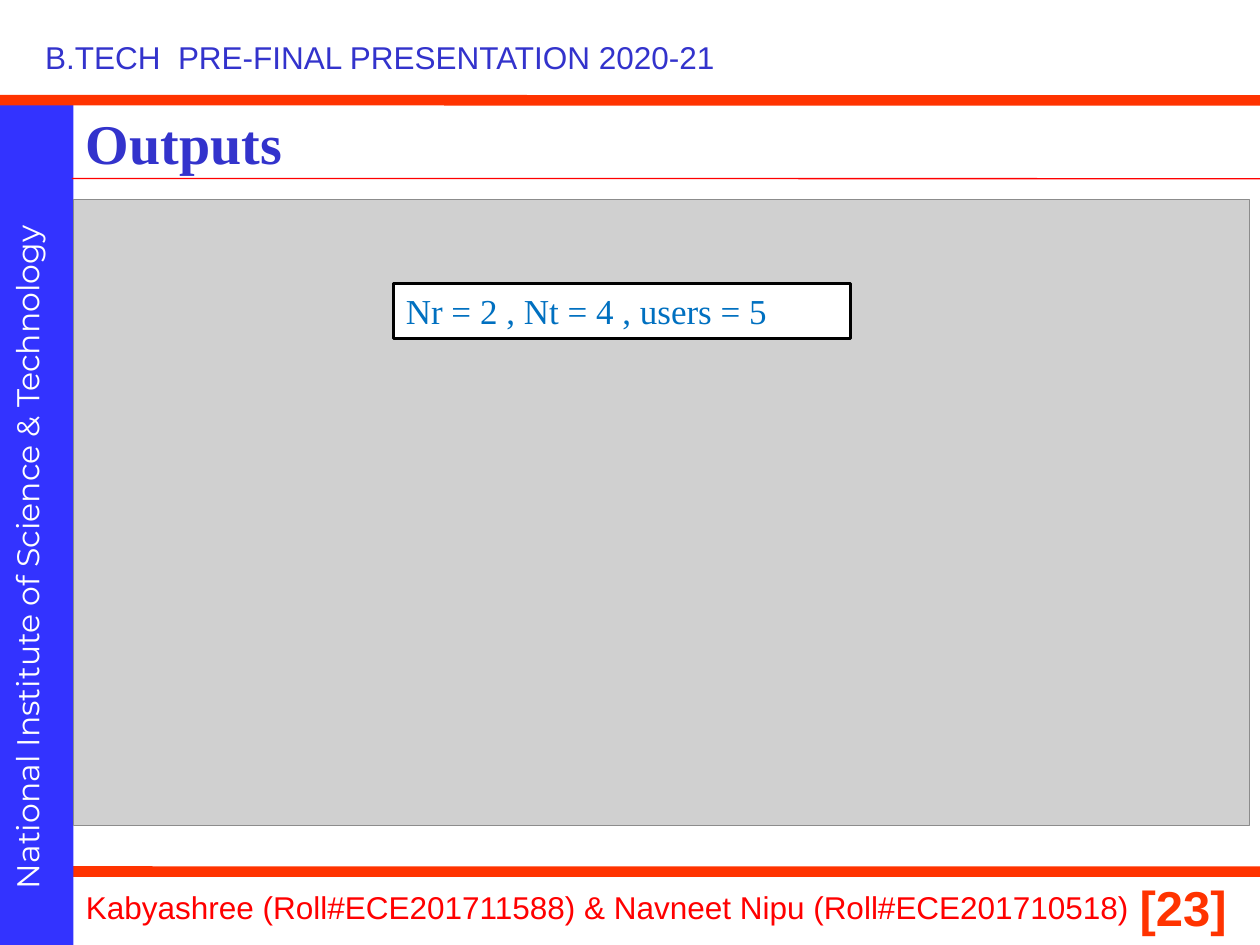
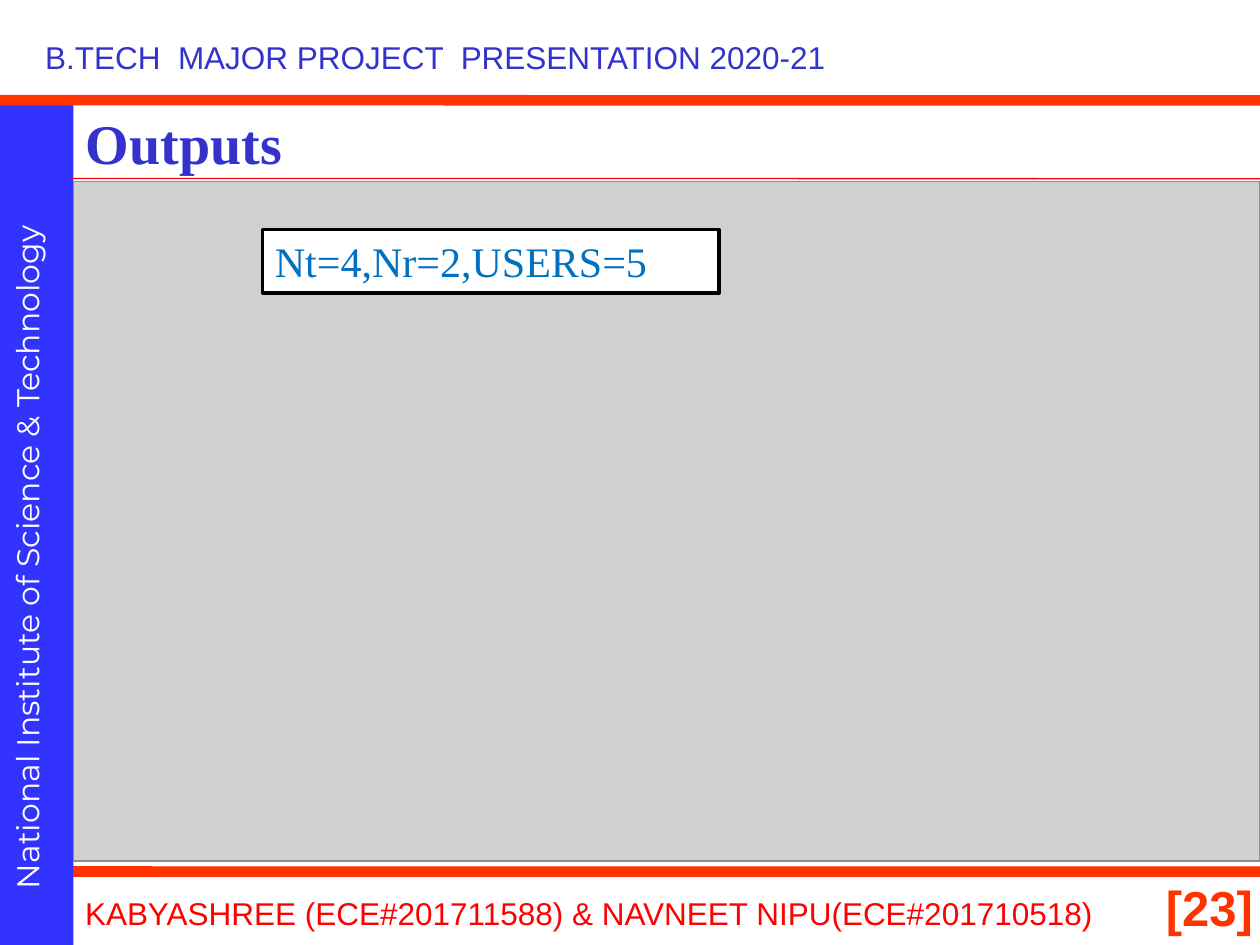
Before and after one commit to navneetnipu/btech_project, a slide deck: slide 23 of 21010.pptx. Drawn at 1260x945 pixels with LibreOffice and Linux fonts; fonts in the diff are those of the drawing; grey boxes stand for pictures; background and template pictures are left out. Boxes give left, top, right and bottom in pixels: in the first picture for what was removed or moved away, otherwise in the second. Text is boxed around its words. In the diff, an @@ line names an element or a change of style, - is before the commit and + after.

```diff
--- a/21010.pptx
+++ b/21010.pptx
@@ text at <box>45,47,826,70</box>: text changed @@
-B.TECH PRE-FINAL PRESENTATION 2020-21
+B.TECH MAJOR PROJECT PRESENTATION 2020-21
@@ picture: place and size @@
-picture at <box>73,199,1249,825</box>
+picture at <box>73,181,1260,861</box>
@@ rectangle "Nt=4,Nr=2,USERS=5": place and size @@
-rectangle "Nt=4,Nr=2,USERS=5" at <box>393,284,850,339</box>
+rectangle "Nt=4,Nr=2,USERS=5" at <box>262,229,718,292</box>
@@ text in rectangle at <box>275,249,647,284</box>: text changed; size 20 to 24 pt @@
-Nr = 2 , Nt = 4 , users = 5
+Nt=4,Nr=2,USERS=5
@@ page number: place and size @@
-page number at <box>1140,890,1227,937</box>
+page number at <box>1166,890,1253,937</box>
@@ text at <box>85,902,1092,931</box>: text changed @@
-Kabyashree (Roll#ECE201711588) & Navneet Nipu (Roll#ECE201710518)
+KABYASHREE (ECE#201711588) & NAVNEET NIPU(ECE#201710518)
```
Also in this commit, not shown: 26 other slides changed, 5 slides added, 1 slide removed.
